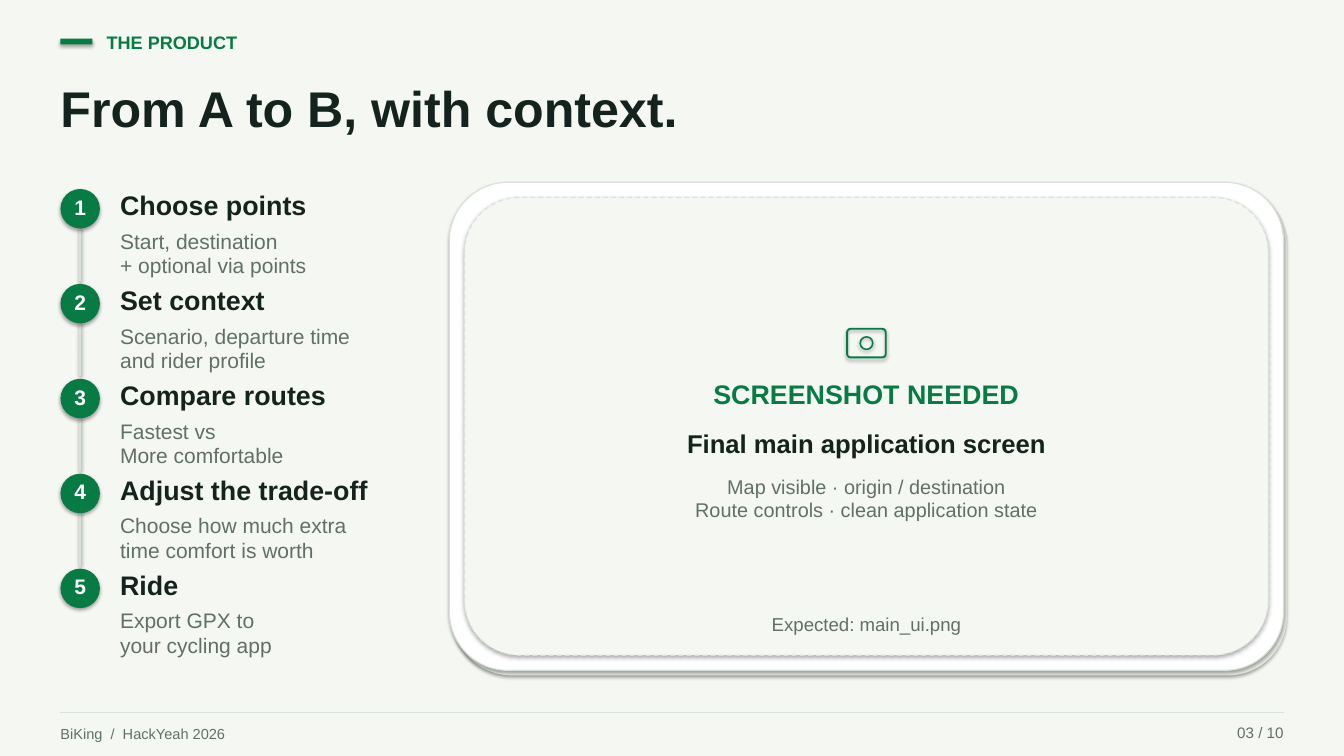
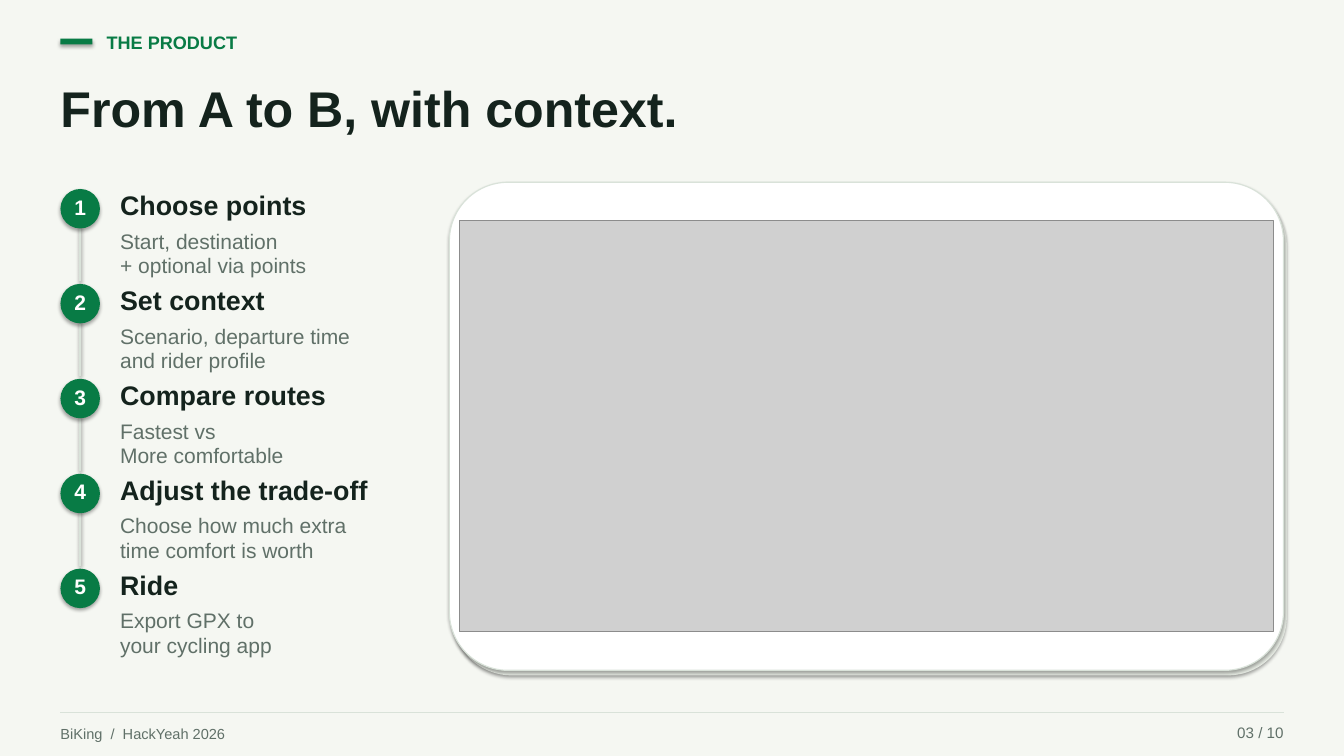
Before and after one commit to karabowiczjakub/larpathon, a slide deck: slide 3 of presentation/BiKing_HackYeah.pptx. Drawn at 1344x756 pixels with LibreOffice and Linux fonts; fonts in the diff are those of the drawing; grey boxes stand for pictures. Boxes give left, top, right and bottom in pixels: in the first picture for what was removed or moved away, otherwise in the second. Text is boxed around its words. In the diff, an @@ line names an element or a change of style, - is before the commit and + after.

```diff
--- a/presentation/BiKing_HackYeah.pptx
+++ b/presentation/BiKing_HackYeah.pptx
@@ rounded rectangle removed at box(465, 197, 1268, 655) @@
@@ picture added at box(459, 221, 1273, 633) @@
@@ rounded rectangle removed at box(848, 328, 886, 357) @@
@@ ellipse removed at box(860, 337, 873, 349) @@
@@ text removed at box(713, 385, 1019, 405) @@
-SCREENSHOT NEEDED
@@ text removed at box(687, 434, 1046, 459) @@
-Final main application screen
@@ text removed at box(695, 479, 1037, 521) @@
-Map visible · origin / destination
-Route controls · clean application state
@@ text removed at box(772, 617, 961, 635) @@
-Expected: main_ui.png
```
Also in this commit, not shown: 2 other slides changed, 1 slide added, 1 slide removed, 13 other files.
